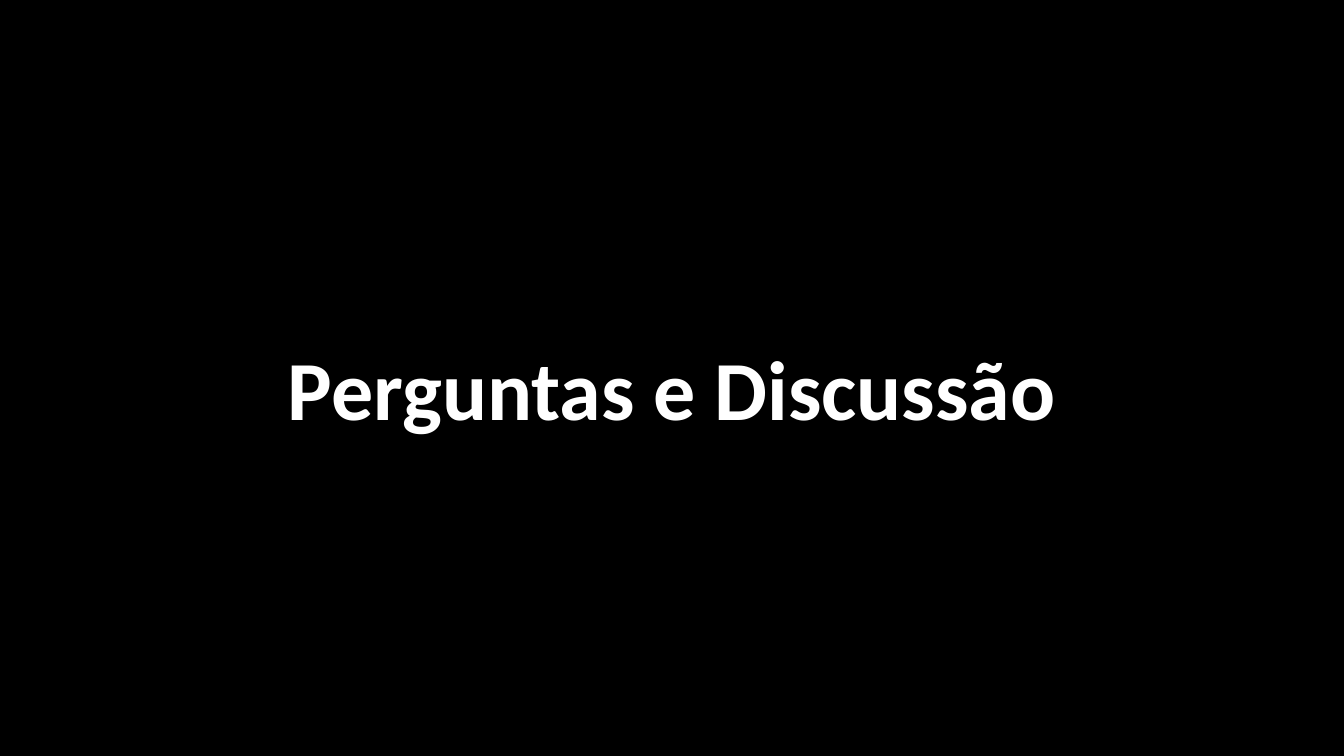
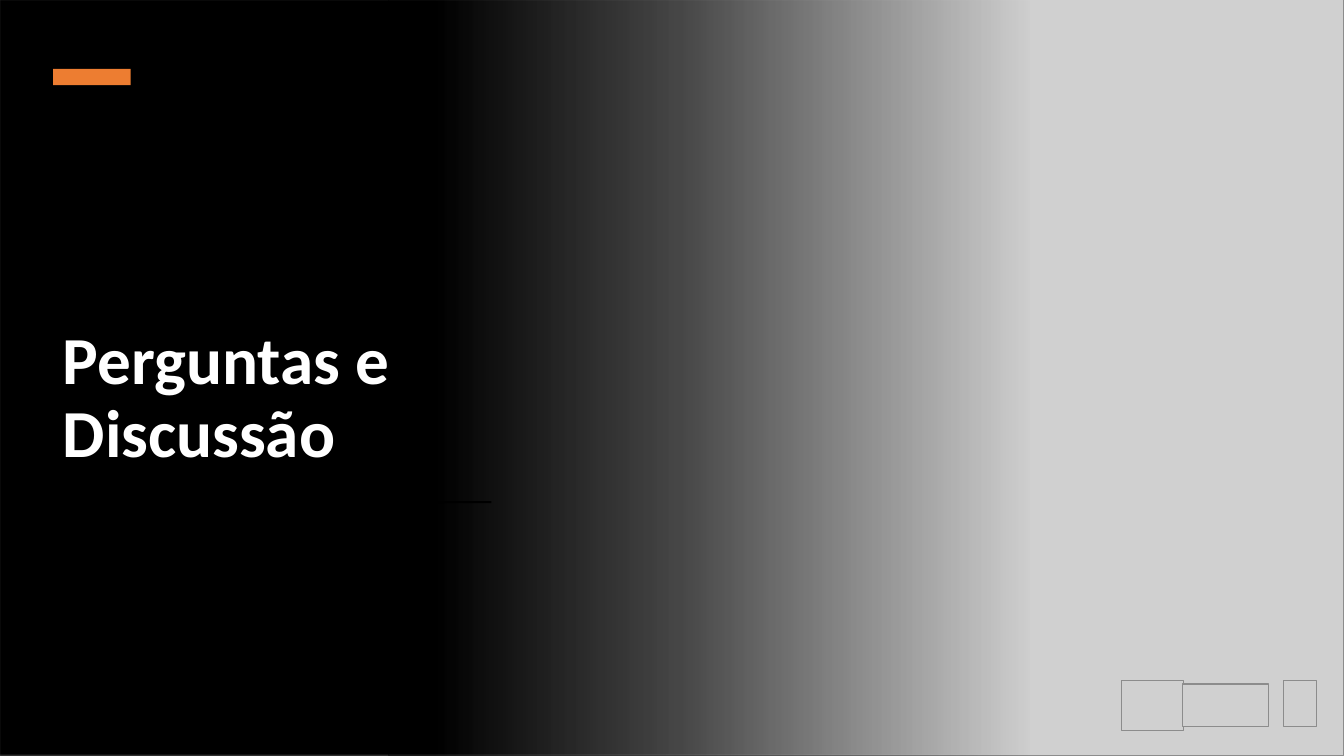
Before and after one commit to leandrogrego/WeedEye, a slide deck: slide 17 of Ontology for weed´s stress detection.pptx (slide 12 before the commit). Drawn at 1344x756 pixels with LibreOffice and Linux fonts; fonts in the diff are those of the drawing; grey boxes stand for pictures; background and template pictures are left out. Boxes give left, top, right and bottom in pixels: in the first picture for what was removed or moved away, otherwise in the second. Text is boxed around its words. In the diff, an @@ line names an element or a change of style, - is before the commit and + after.

```diff
--- a/Ontology for weed´s stress detection.pptx
+++ b/Ontology for weed´s stress detection.pptx
@@ background picture (left out) to #FFFFFF @@
@@ rectangle added at (0,0,1029,756), fill gradient #000000 @@
@@ picture added at (388,0,1344,756) @@
@@ rectangle added at (53,69,131,85), fill #ED7D31 @@
@@ title "Perguntas e Discussão": place and size @@
-title "Perguntas e Discussão" at (288,361,1055,435)
+title "Perguntas e Discussão" at (63,340,389,458)
@@ title "Perguntas e Discussão" at (63,340,389,458): size 60 to 48 pt; alignment centre to left @@
@@ rectangle added at (53,501,492,503), fill #000000 @@
@@ picture added at (1122,682,1185,731) @@
@@ picture added at (1183,685,1269,727) @@
@@ picture added at (1284,682,1317,727) @@
```
Also in this commit, not shown: 9 other slides changed, 6 slides added, 1 slide removed, 2 other files.
